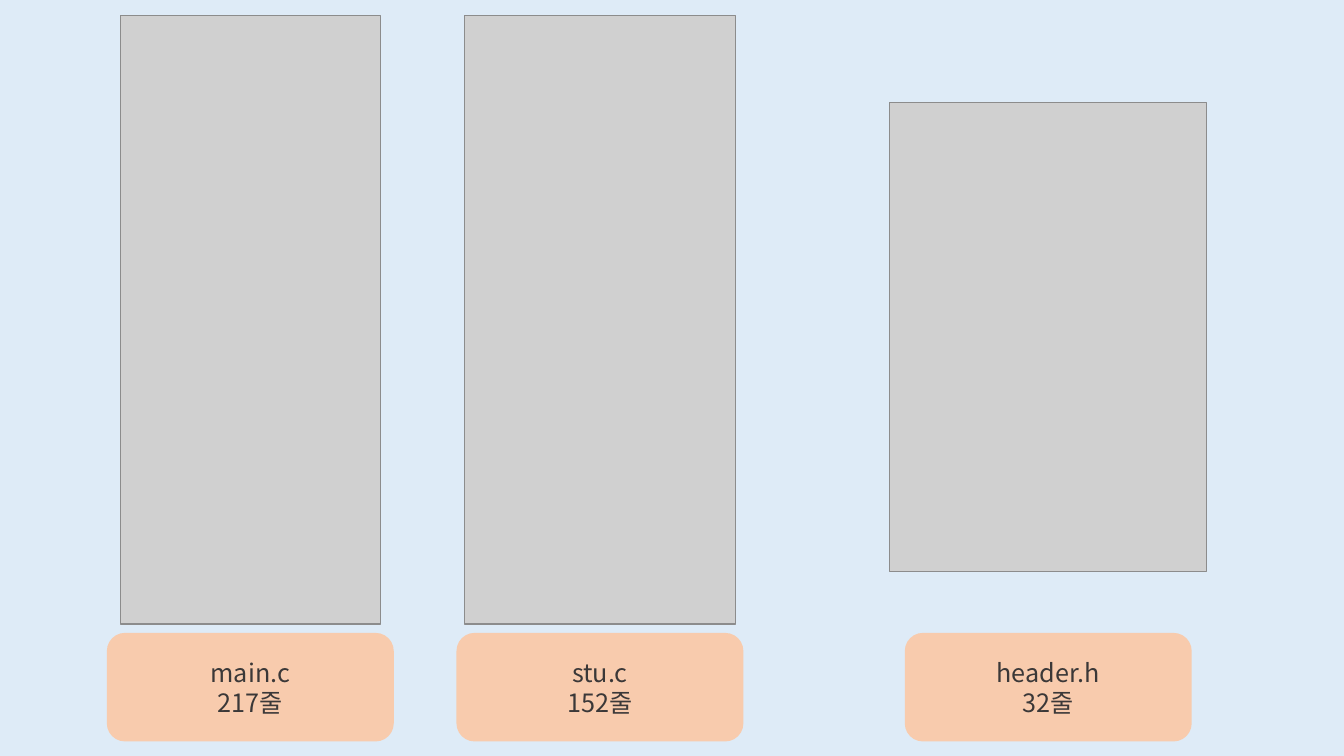
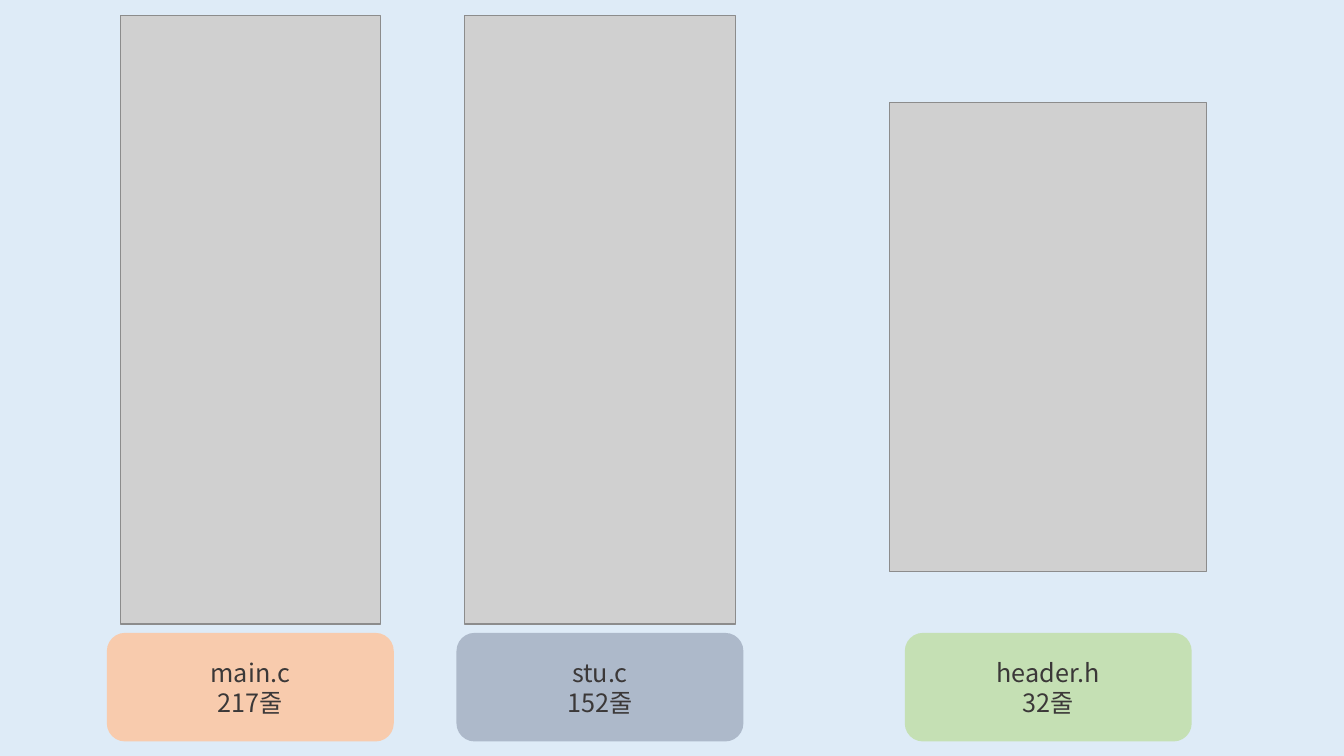
Before and after one commit to limjh0513/DGSW_studentsmanage, a slide deck: slide 17 of 자료구조.pptx (slide 18 before the commit). Drawn at 1344x756 pixels with LibreOffice and Linux fonts; fonts in the diff are those of the drawing; grey boxes stand for pictures. Boxes give left, top, right and bottom in pixels: in the first picture for what was removed or moved away, otherwise in the second. Text is boxed around its words. In the diff, an @@ line names an element or a change of style, - is before the commit and + after.

```diff
--- a/자료구조.pptx
+++ b/자료구조.pptx
@@ rounded rectangle "stu.c" at (457, 633, 744, 742): fill #F8CBAD to #ADB9CA @@
@@ rounded rectangle "header.h" at (905, 633, 1193, 742): fill #F8CBAD to #C5E0B4 @@
```
Also in this commit, not shown: 12 other slides changed, 1 slide removed.
